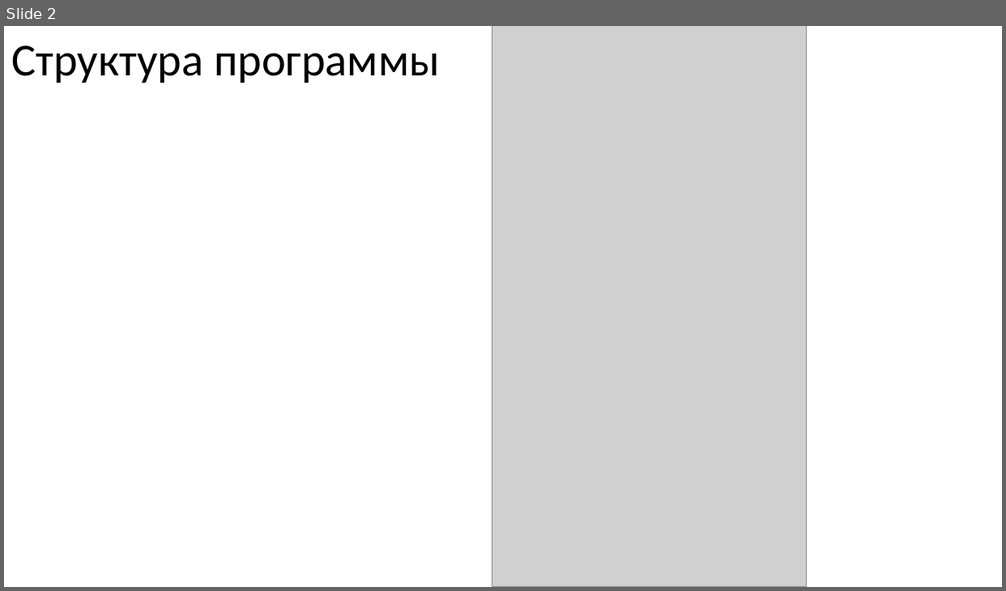
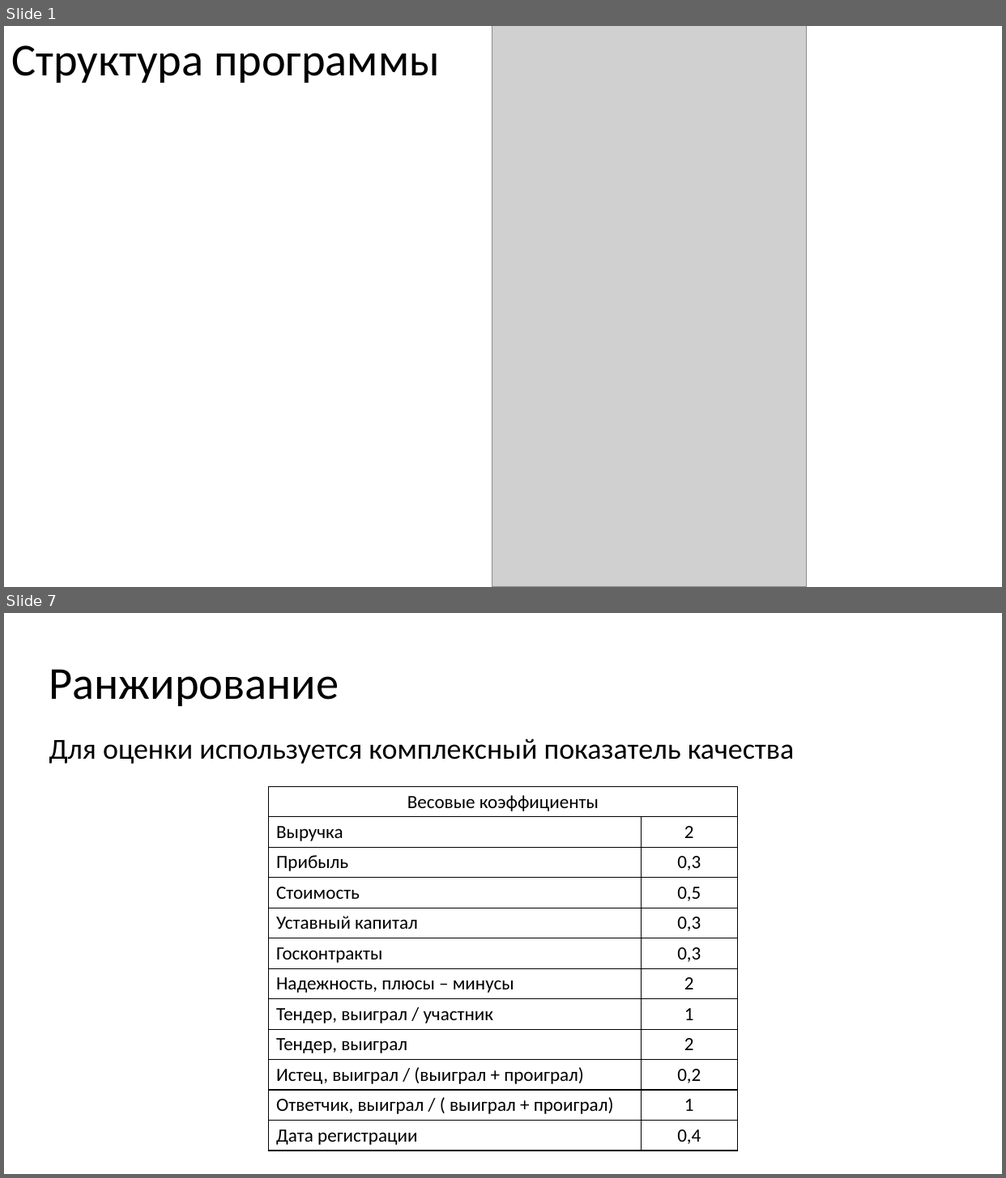
Before and after one commit to KsQRooW/-hackathon-serverchallenge, a slide deck: docs/checkpoint2.pptx. Shown one above the other, each under a label of ours: slide 2 before the commit, slides 1 and 7 after it; the slides between them are not shown. The pictures are 1006x591 and 1006x1178 pixels, drawn with LibreOffice and Linux fonts; fonts in the diff are those of the drawing; grey boxes stand for pictures. Boxes give left, top, right and bottom in pixels: in the first picture for what was removed or moved away, otherwise in the second. Text is boxed around its words. In the diff, an @@ line names an element or a change of style, - is before the commit and + after.

```diff
--- a/docs/checkpoint2.pptx
+++ b/docs/checkpoint2.pptx
@@ slide 7 added at box(4, 613, 1002, 1174), background #FFFFFF @@
@@ title added at box(49, 669, 339, 706), 44 pt, text #000000 @@
+Ранжирование
@@ text added at box(49, 739, 794, 764), 28 pt, text #000000 @@
+Для оценки используется комплексный показатель качества
@@ table added at box(269, 786, 738, 1152), 12 rows, 2 columns @@
+Весовые коэффициенты | 
+Выручка | 2
+Прибыль | 0,3
+Стоимость | 0,5
+Уставный капитал | 0,3
+Госконтракты | 0,3
+Надежность, плюсы – минусы | 2
+Тендер, выиграл / участник | 1
+Тендер, выиграл | 2
+Истец, выиграл / (выиграл + проиграл) | 0,2
+Ответчик, выиграл / ( выиграл + проиграл) | 1
+Дата регистрации | 0,4
@@ what was slide 2 is now slide 1 @@
```
Also in this commit, not shown: 2 slides changed, 8 other slides added, 6 slides removed, 1 other file.
